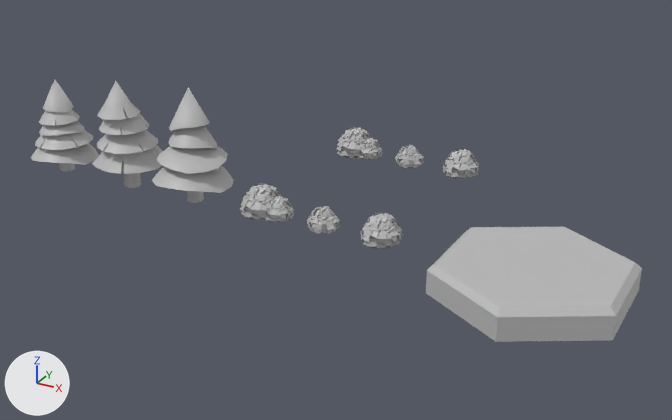
Renders of the FBX model Assets/Art/Models/Foliage + Hexagon.fbx from each side of a commit.
Both versions are drawn from a 50 mm camera at (5.01, -7.63, 4.06) aimed at (0.53, 0.53, -0.01). Every picture has the same lights, and +X, +Y and +Z are marked at lower left. The first picture is the older version. Where no turn or scale is listed for an object, it has been applied to the vertices.

Names of what the first picture shows: 'H5', 'Roundcube.001', 'Roundcube.003', 'Roundcube.008', 'Roundcube.009', 'Roundcube.011', 'Tree 1', 'Tree 2', 'Tree 3' and 1 more.
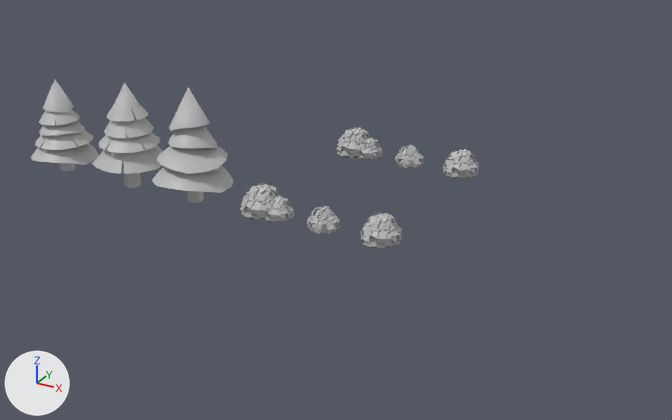
Where the change shows, as pixel boxes (x1, y1, x2, y2) in the pictures (672 x 420 px; the box of a moved part takes in the faces that stretch with it):
```json
{"object": "H5", "change": "deleted", "before": [426, 227, 642, 342]}
{"object": "Tree 2", "change": "reshaped", "before": [92, 81, 163, 188], "after": [92, 82, 163, 188]}
{"part": 1, "of": "me_mesh_005", "change": "moved or reshaped", "before": [99, 114, 149, 135], "after": [104, 118, 154, 138]}
{"part": 2, "of": "me_mesh_005", "change": "moved or reshaped", "before": [98, 81, 140, 120], "after": [106, 82, 148, 121]}
```

Scene script edits in JSON lines:
```json
{"block": "me_mesh_005", "where": "# used by ob_tree_2; location = (-1.86, 0.0, 0.0)"}
{"op": "remove", "block": "me_mesh_005", "code": "me_mesh_005.from_pydata(...)  # 168 vertices, 218 faces; spans x -0.414..0.414, y -0.39..0.444, z 0.001..1.273"}
{"op": "add", "block": "me_mesh_005", "code": "me_mesh_005.from_pydata(...)  # 168 vertices, 218 faces; spans x -0.414..0.414, y -0.39..0.444, z 0.001..1.216"}
{"block": "me_mesh_005", "change": "me_mesh_005 part 1: the loose piece of 35 vertices spanning x -0.279..0.279, y -0.335..0.231, z 0.718..1.099 is moved by (0.0, 0.073, -0.057)"}
{"block": "me_mesh_005", "change": "me_mesh_005 part 2: the loose piece of 35 vertices spanning x -0.241..0.231, y -0.359..0.108, z 0.892..1.273 is moved by (0.0, 0.137, -0.057)"}
{"block": "me_mesh_005", "change": "other edits to the shape of me_mesh_005 do not show in these pictures"}
{"op": "remove", "block": "ob_h5", "code": ["ob_h5 = bpy.data.objects.new('H5', me_mesh)", "ob_h5.location = (2.917, 0.0, 0.0)"]}
```
